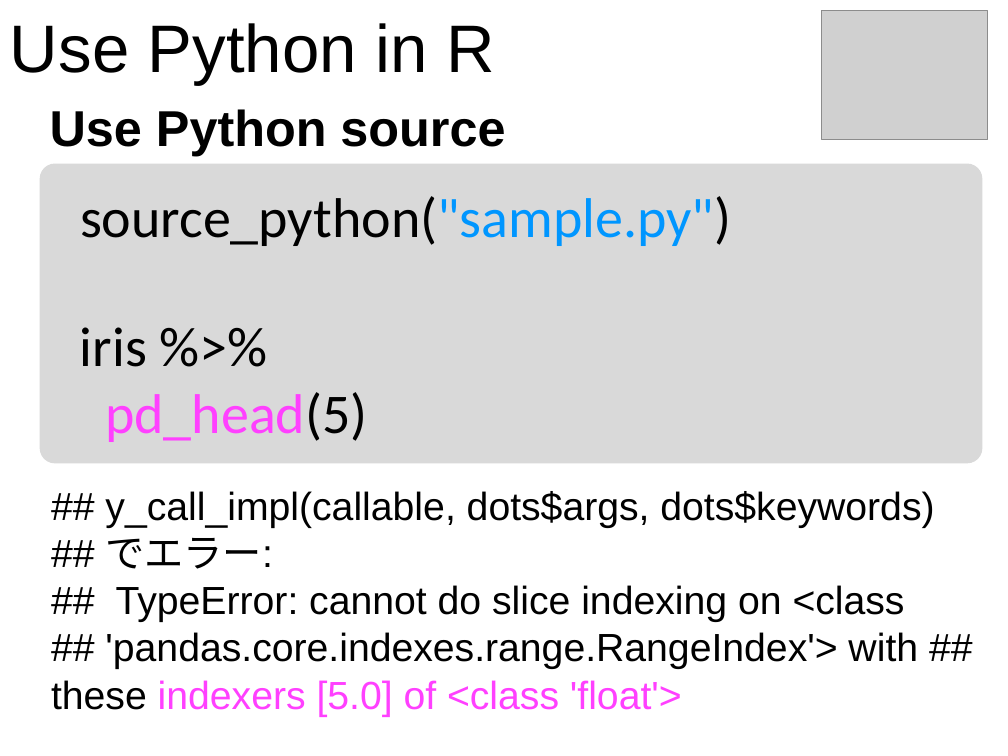
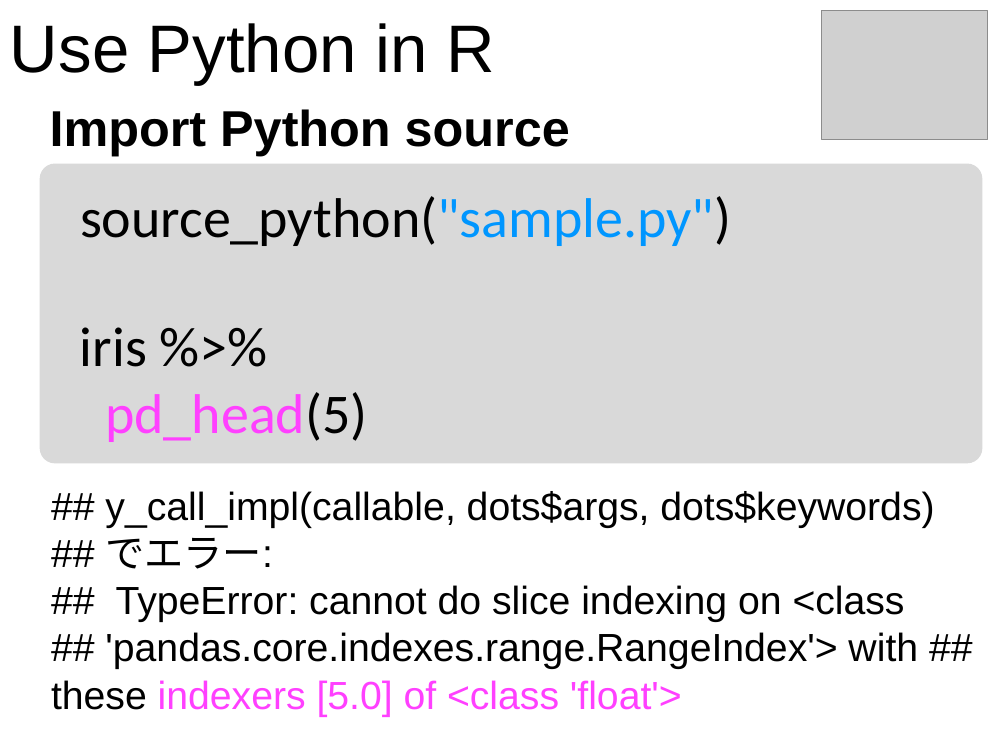
Before and after one commit to Kilometer0101/TokyoR80, a slide deck: slide 50 of プレゼンテーション2.pptx. Drawn at 1008x756 pixels with LibreOffice and Linux fonts; fonts in the diff are those of the drawing; grey boxes stand for pictures. Boxes give left, top, right and bottom in pixels: in the first picture for what was removed or moved away, otherwise in the second. Text is boxed around its words. In the diff, an @@ line names an element or a change of style, - is before the commit and + after.

```diff
--- a/プレゼンテーション2.pptx
+++ b/プレゼンテーション2.pptx
@@ text at [50, 109, 570, 156]: text changed @@
-Use Python source
+Import Python source
```
Also in this commit, not shown: 4 other slides changed, 21 slides added, 2 slides removed, 1 other file.
